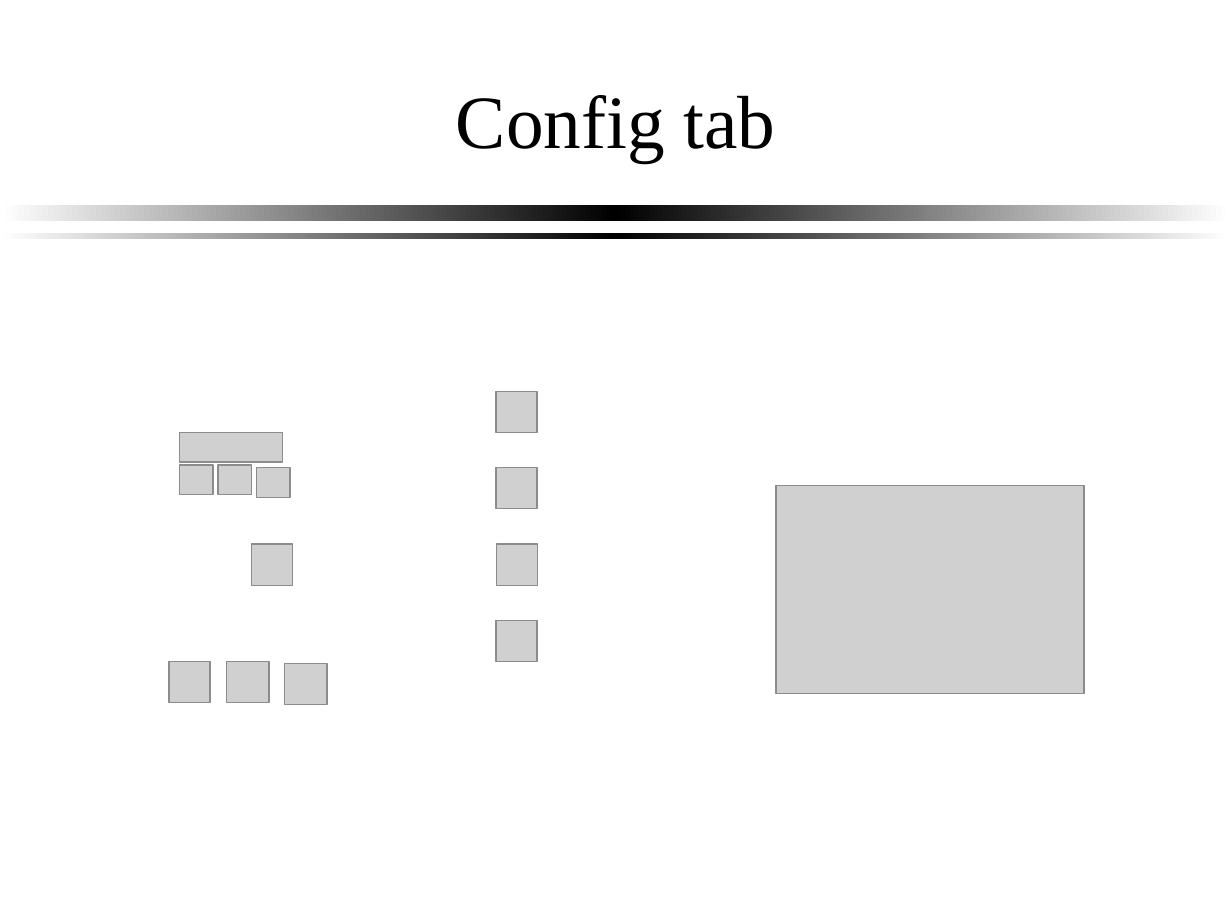
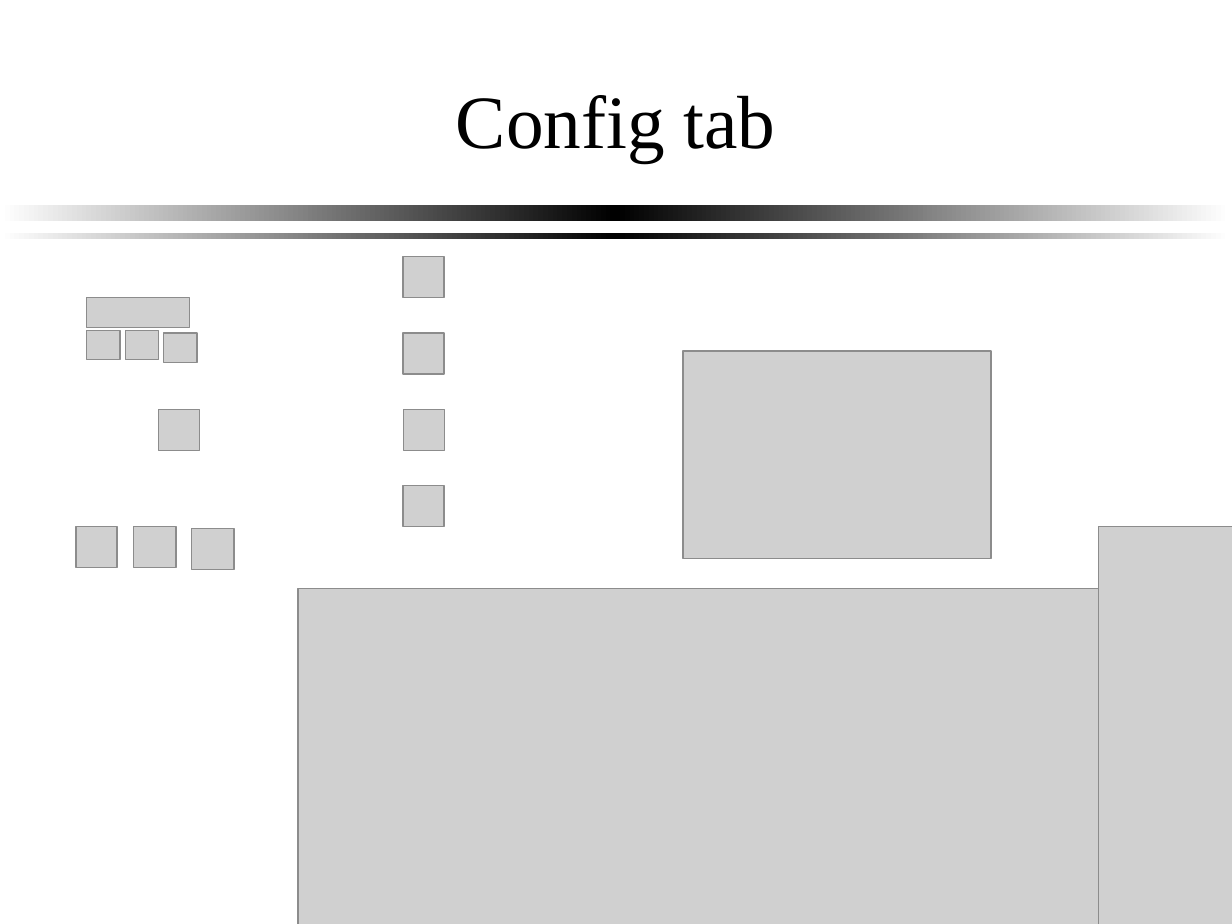
Before and after one commit to AguaClara/Textbook, a slide deck: slide 3 of ProCoDA/Images/ProCoDA.pptx. Drawn at 1232x924 pixels with LibreOffice and Linux fonts; fonts in the diff are those of the drawing; grey boxes stand for pictures. Boxes give left, top, right and bottom in pixels: in the first picture for what was removed or moved away, otherwise in the second. Text is boxed around its words. In the diff, an @@ line names an element or a change of style, - is before the commit and + after.

```diff
--- a/ProCoDA/Images/ProCoDA.pptx
+++ b/ProCoDA/Images/ProCoDA.pptx
@@ 5 pictures: place and size @@
-5 pictures at <box>218,464,1084,694</box>
+5 pictures at <box>126,330,992,559</box>
@@ 8 pictures: place and size @@
-8 pictures at <box>169,392,537,703</box>
+8 pictures at <box>76,256,444,569</box>
@@ picture added at <box>1099,526,1232,924</box> @@
@@ picture added at <box>298,589,1199,924</box> @@
```
Also in this commit, not shown: 2 other slides changed, 9 slides added, 20 other files.
